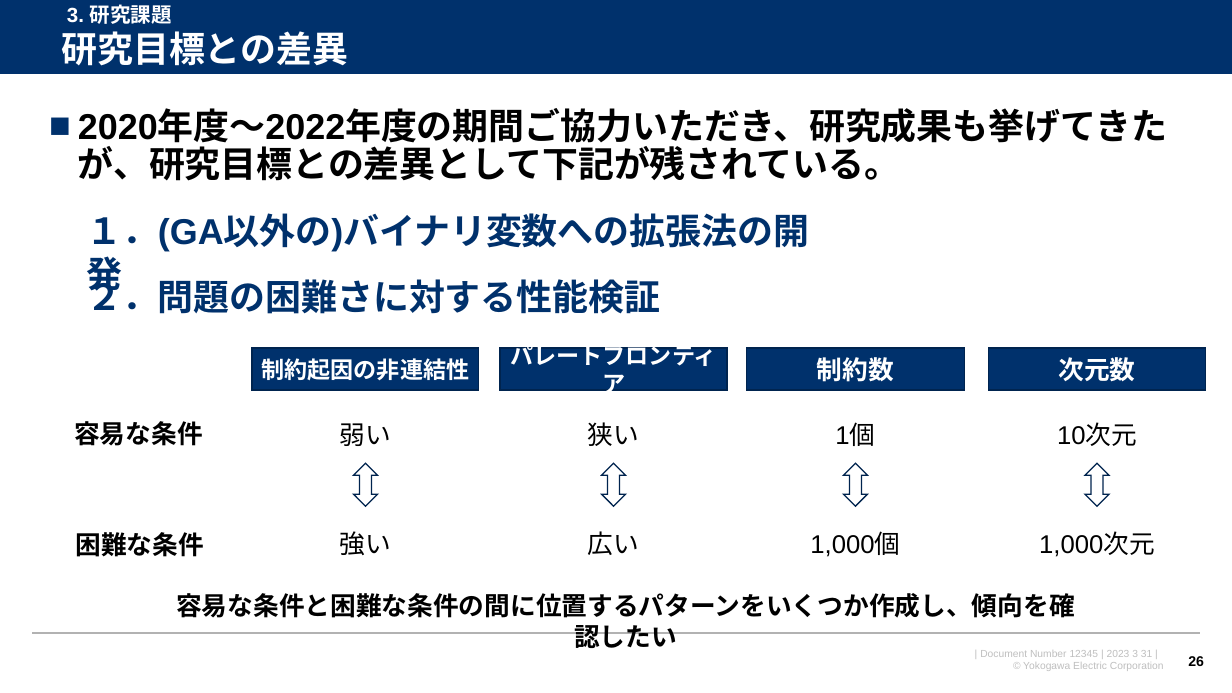
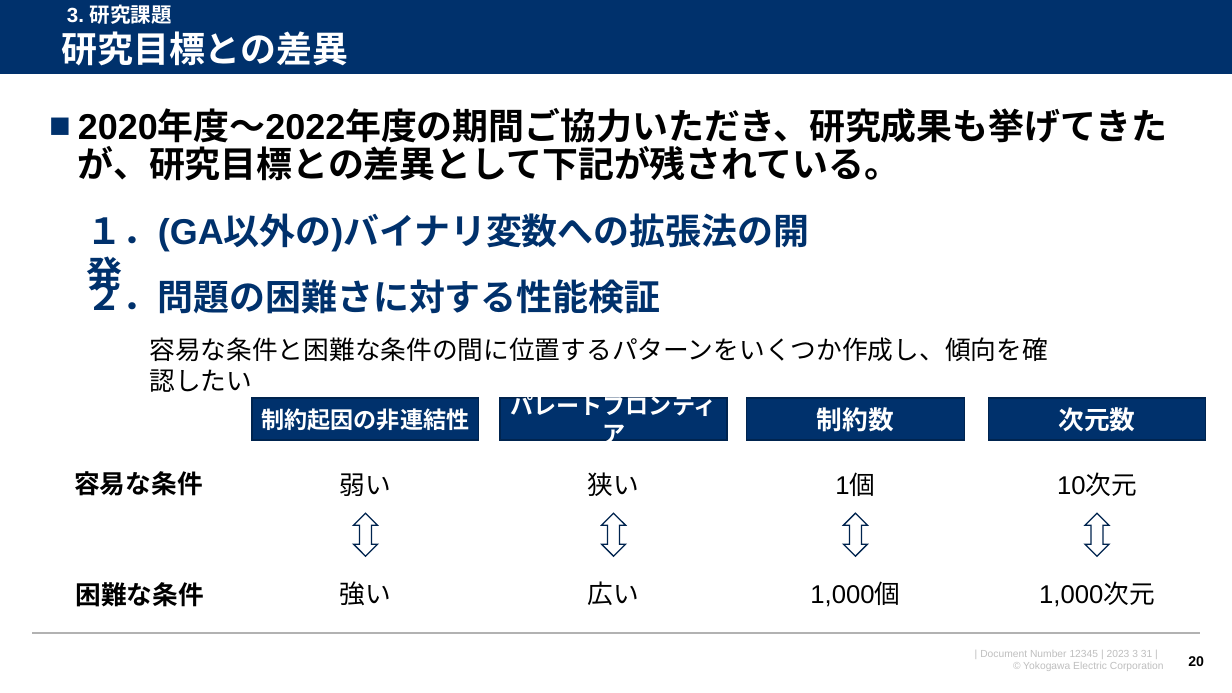
Before and after one commit to watarukumagai-git/opt, a slide deck: slide 20 of joint_res/230331_東京都立大安田先生_共同研究打合せ資料_rev.0.pptx (slide 26 before the commit). Drawn at 1232x693 pixels with LibreOffice and Linux fonts; fonts in the diff are those of the drawing; background and template pictures are left out. Boxes give left, top, right and bottom in pixels: in the first picture for what was removed or moved away, otherwise in the second. Text is boxed around its words. In the diff, an @@ line names an element or a change of style, - is before the commit and + after.

```diff
--- a/joint_res/230331_東京都立大安田先生_共同研究打合せ資料_rev.0.pptx
+++ b/joint_res/230331_東京都立大安田先生_共同研究打合せ資料_rev.0.pptx
@@ text "容易な条件と困難な条件の間に位置するパターンをいくつか作成し、傾向を確認したい": place and size @@
-text "容易な条件と困難な条件の間に位置するパターンをいくつか作成し、傾向を確認したい" at [176, 593, 1074, 648]
+text "容易な条件と困難な条件の間に位置するパターンをいくつか作成し、傾向を確認したい" at [149, 337, 1047, 392]
@@ text "容易な条件と困難な条件の間に位置するパターンをいくつか作成し、傾向を確認したい" at [149, 337, 1047, 392]: bold off; alignment centre to left @@
@@ 10 texts, 4 rectangles, 4 up down arrows: place and size @@
-10 texts, 4 rectangles, 4 up down arrows at [74, 348, 1206, 557]
+10 texts, 4 rectangles, 4 up down arrows at [74, 398, 1206, 607]
```
Also in this commit, not shown: 6 other slides changed.
